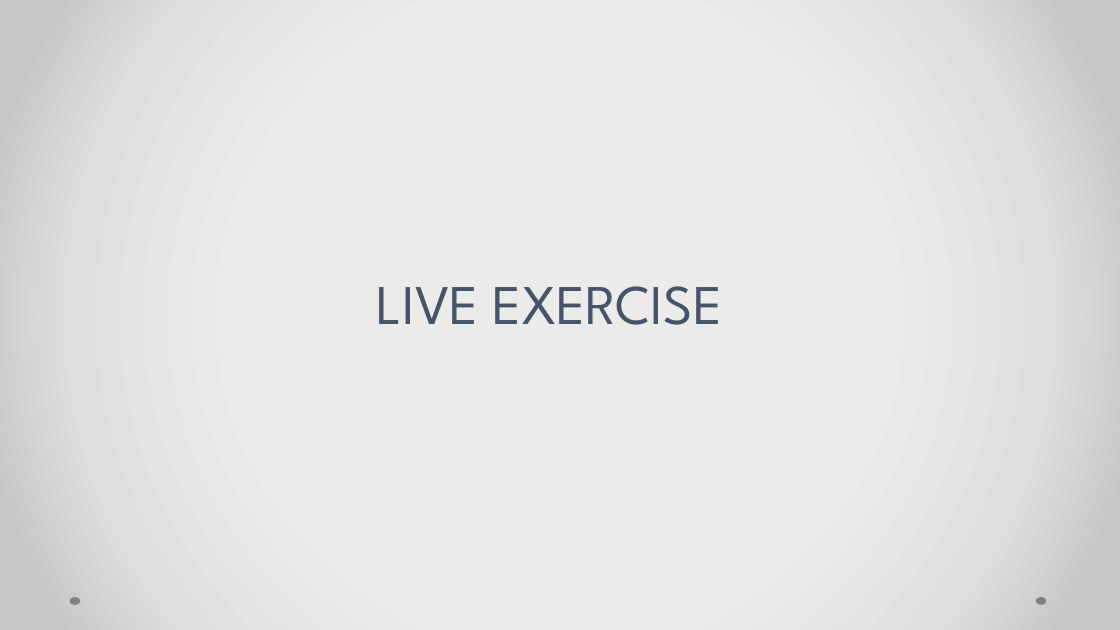
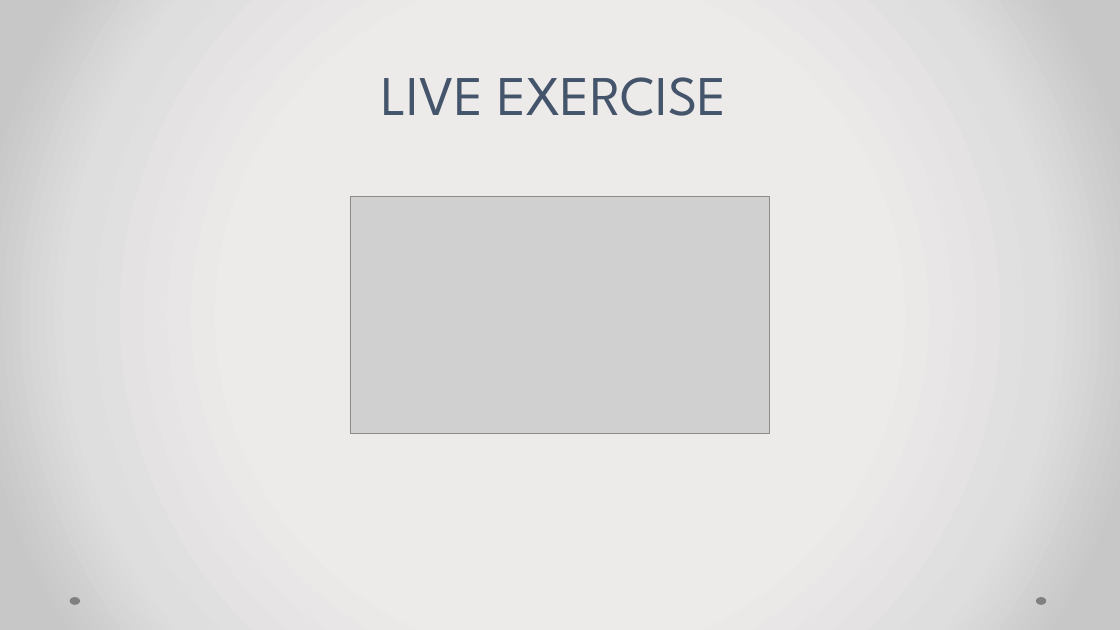
Before and after one commit to paul-antal/tdd-on-typescript, a slide deck: slide 8 of TDD on TypeScript.pptx (slide 6 before the commit). Drawn at 1120x630 pixels with LibreOffice and Linux fonts; fonts in the diff are those of the drawing; grey boxes stand for pictures. Boxes give left, top, right and bottom in pixels: in the first picture for what was removed or moved away, otherwise in the second. Text is boxed around its words. In the diff, an @@ line names an element or a change of style, - is before the commit and + after.

```diff
--- a/TDD on TypeScript.pptx
+++ b/TDD on TypeScript.pptx
@@ title "LIVE EXERCISE": place and size @@
-title "LIVE EXERCISE" at bbox=[377, 286, 723, 325]
+title "LIVE EXERCISE" at bbox=[381, 77, 727, 116]
@@ picture added at bbox=[350, 197, 770, 433] @@
```
Also in this commit, not shown: 3 other slides changed, 2 slides added.
